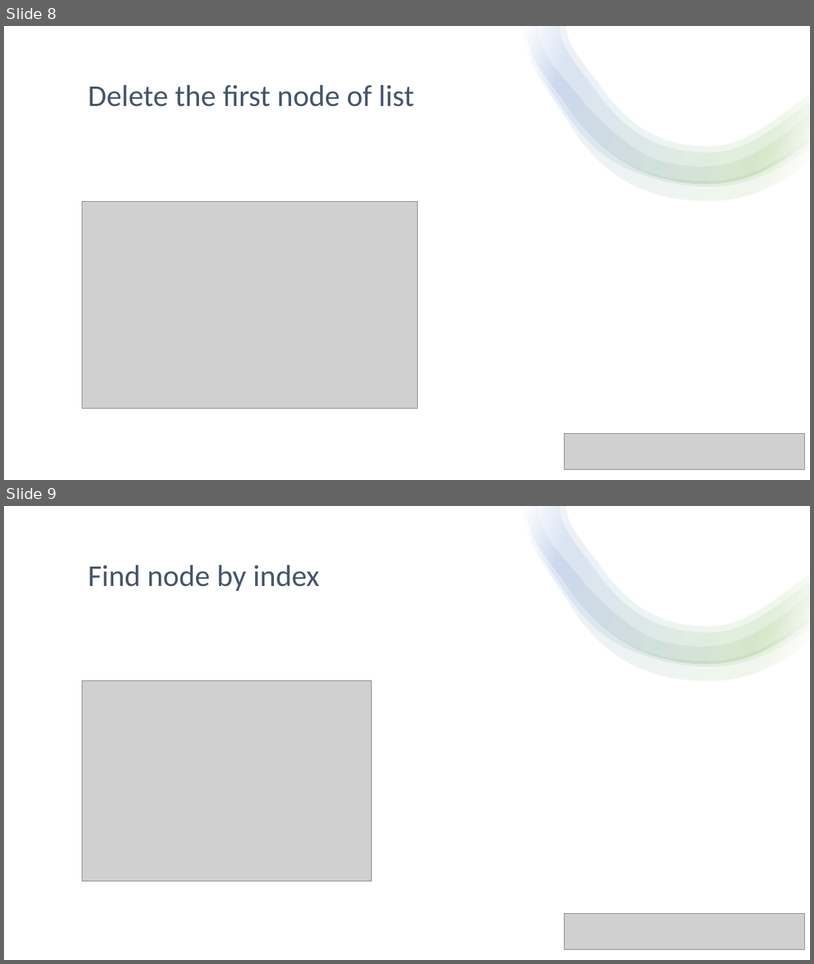
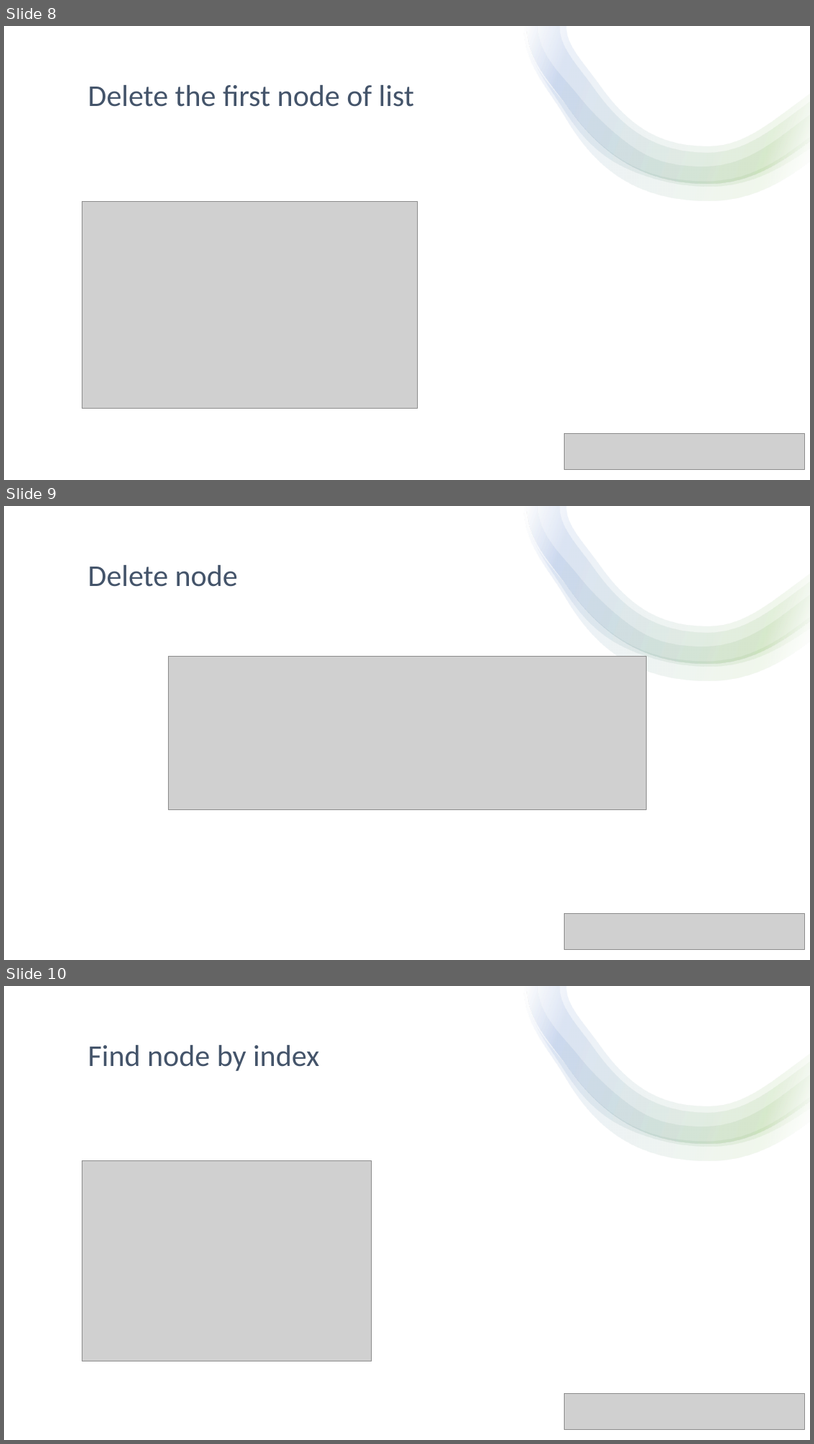
Before and after one commit to niklastrinkl/DornFussenegger-Trinkl-LinkedList-2022, a slide deck: Präsentation.pptx. Shown one above the other, each under a label of ours: slides 8 and 9 before the commit, slides 8, 9 and 10 after it. The pictures are 814x964 and 814x1444 pixels, drawn with LibreOffice and Linux fonts; fonts in the diff are those of the drawing; grey boxes stand for pictures. Boxes give left, top, right and bottom in pixels: in the first picture for what was removed or moved away, otherwise in the second. Text is boxed around its words. In the diff, an @@ line names an element or a change of style, - is before the commit and + after.

Commit message:
pp changes

```diff
--- a/Präsentation.pptx
+++ b/Präsentation.pptx
@@ slide 9 added at (4, 506, 810, 960), background #FFFFFF @@
@@ rectangle added at (4, 506, 810, 960), fill #FFFFFF @@
@@ group added at (525, 506, 810, 681): 4 freeform shapes @@
@@ title added at (88, 565, 238, 587), 36 pt, text #44546A @@
+Delete node
@@ picture added at (168, 656, 646, 809) @@
@@ picture added at (565, 913, 805, 949) @@
@@ what was slide 9 is now slide 10 @@
```
